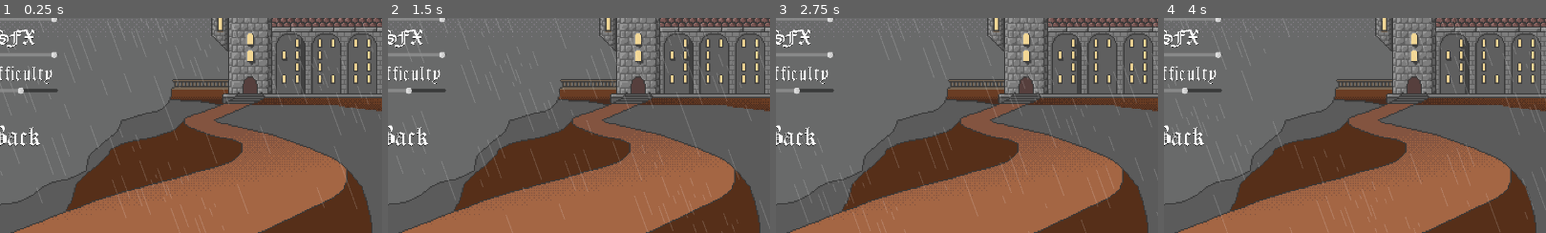
Above: before the commit, frames 1-4 (left to right).
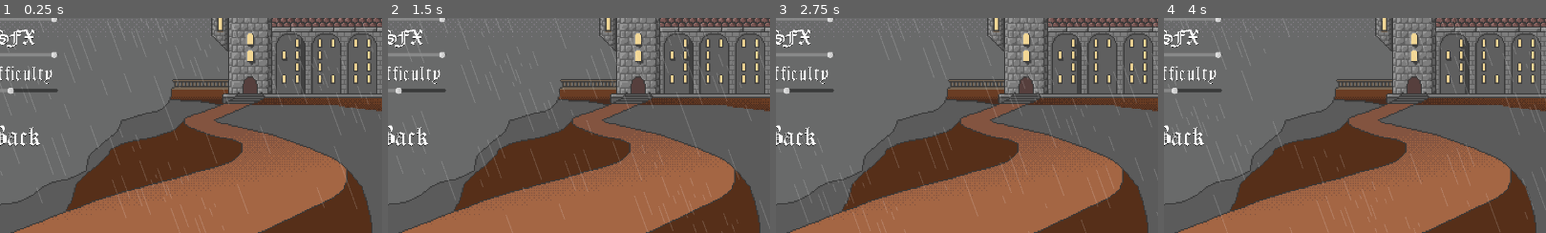
Above: after the commit, the same moments.

Repository: lestercantor/gwj-74---haunted
Game: Godot game, scene res://Art Assets/Art Scenes/SettingsMenu.tscn
The game is run twice, just before and just after one commit, with the same random seed, the same clock (stepped at 60 frames per second) and the same inputs. This scene is started directly instead of the project's main scene.
Inputs (mouse positions are % of the whole screen's width and height, from its top left):
- Up to frame 1 (0.25 s): no input
- Up to frame 2 (1.5 s): move the mouse to (72, 45) at 0.52 s; press the mouse at (72, 45) at 0.53 s; hold D (move_right) from 0.53 s (still down); tap Space (jump) at 0.77 s; move the mouse to (30, 55) at 1.27 s; release the mouse at (30, 55) at 1.28 s; click (30, 55) at 1.35 s
- Up to frame 3 (2.75 s): tap Space (jump) at 1.52 s; move the mouse to (60, 28) at 2.02 s; release D (move_right) at 2.03 s; press the mouse at (60, 28) at 2.03 s; hold A (move_left) from 2.03 s (still down)
- Up to frame 4 (4 s): move the mouse to (45, 70) at 2.77 s; release A (move_left) at 2.78 s; release the mouse at (45, 70) at 2.78 s; hold D (move_right) from 2.78 s (still down); click (45, 70) at 2.85 s; tap Space (jump) at 3.02, 3.77 s; move the mouse to (80, 65) at 3.52 s; press the mouse at (80, 65) at 3.53 s
The pictures show only the part of the screen within x 43-93%, y 50-100%; the shares and areas given below are measured in that part.

The runs differ from the first frame. In frame 1, 0.1% of the frame differs, in the area x 2-7%, y 32-36%; in frame 2, 0.1%; in frame 3, 0.1%; in frame 4, 0.1%.

Commit message:
inverse of light level slider and removed footsteps sound

Diff:
--- a/Art Assets/ArtScripts/Lightlevel.gd
+++ b/Art Assets/ArtScripts/Lightlevel.gd
@@ -1,8 +1,8 @@
 extends HSlider
 
 func _ready() -> void:
-	value = GlobalSignals.light_level
+	value = 0.3 - GlobalSignals.light_level
 	value_changed.connect(_on_value_changed)
 
 func _on_value_changed(value: float):
-	GlobalSignals.light_level = value
+	GlobalSignals.light_level = 0.3 - value
--- a/Player/player.gd
+++ b/Player/player.gd
@@ -10,7 +10,6 @@
 @onready var animated_Sprite = $AnimatedSprite2D
 @onready var mouse_light: MouseLight = $MouseLight
 @onready var death_area_2d: Area2D = $DeathArea2D
-@onready var audio: AudioStreamPlayer = $AudioStreamPlayer
 
 var death: bool = false
 
@@ -60,9 +59,6 @@
 		if velocity.x:
 			animated_Sprite.play("Walk")
 			toggle_flip_sprite(direction)
-			if !audio.playing:
-				audio.pitch_scale = randf_range(0.6, 0.8)
-				audio.play()
 		if !is_on_floor():
 			animated_Sprite.play("Jump")
 
--- a/Player/player.tscn
+++ b/Player/player.tscn
@@ -1,8 +1,7 @@
-[gd_scene load_steps=24 format=3 uid="uid://hhnak10g0byc"]
+[gd_scene load_steps=23 format=3 uid="uid://hhnak10g0byc"]
 
 [ext_resource type="Script" path="res://Player/player.gd" id="1_et4br"]
 [ext_resource type="Script" path="res://Player/Mouse_Light.gd" id="2_bq8rw"]
-[ext_resource type="AudioStream" uid="uid://dtojhrvg3pw0h" path="res://Art Assets/Audio/Footstep.wav" id="2_endji"]
 [ext_resource type="Texture2D" uid="uid://3kbgkcjkhwfw" path="res://Art Assets/Characters/Player/MainCharacter-Sheet.png" id="2_qvldt"]
 [ext_resource type="PackedScene" uid="uid://d1bmtp3takrwh" path="res://Player/match_embers_particles.tscn" id="4_id47g"]
 
@@ -138,10 +137,6 @@
 collision_mask = 5
 script = ExtResource("1_et4br")
 
-[node name="AudioStreamPlayer" type="AudioStreamPlayer" parent="."]
-stream = ExtResource("2_endji")
-bus = &"Sound Effects"
-
 [node name="AnimatedSprite2D" type="AnimatedSprite2D" parent="."]
 sprite_frames = SubResource("SpriteFrames_6txvk")
 animation = &"Death"
